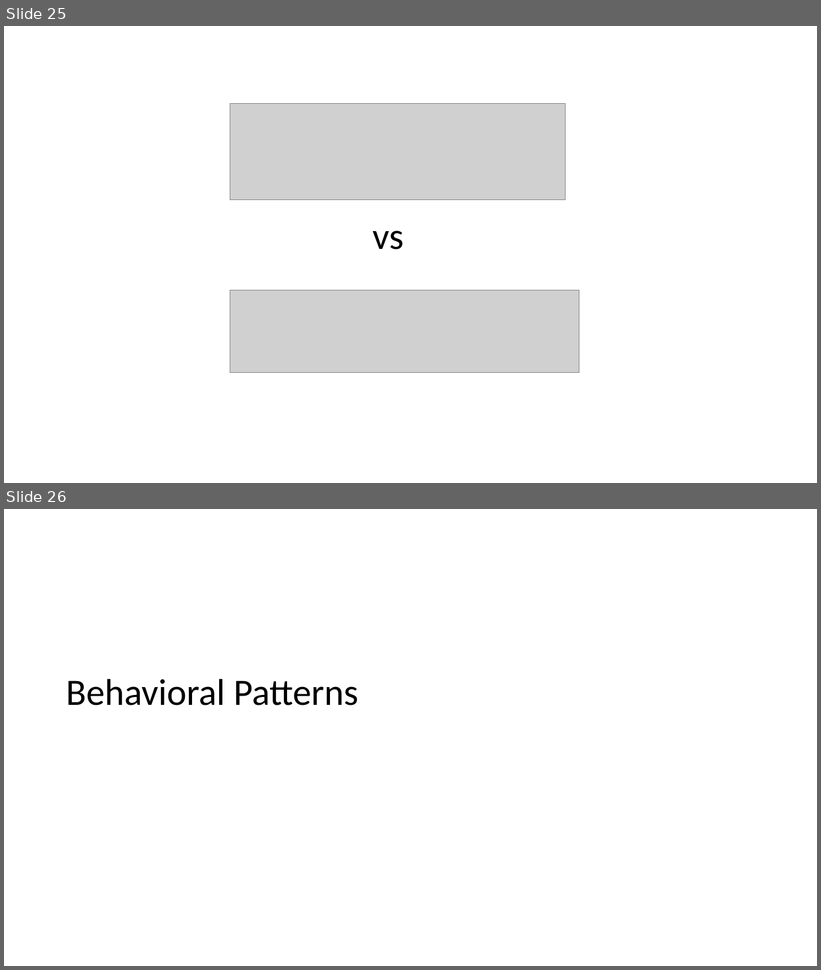
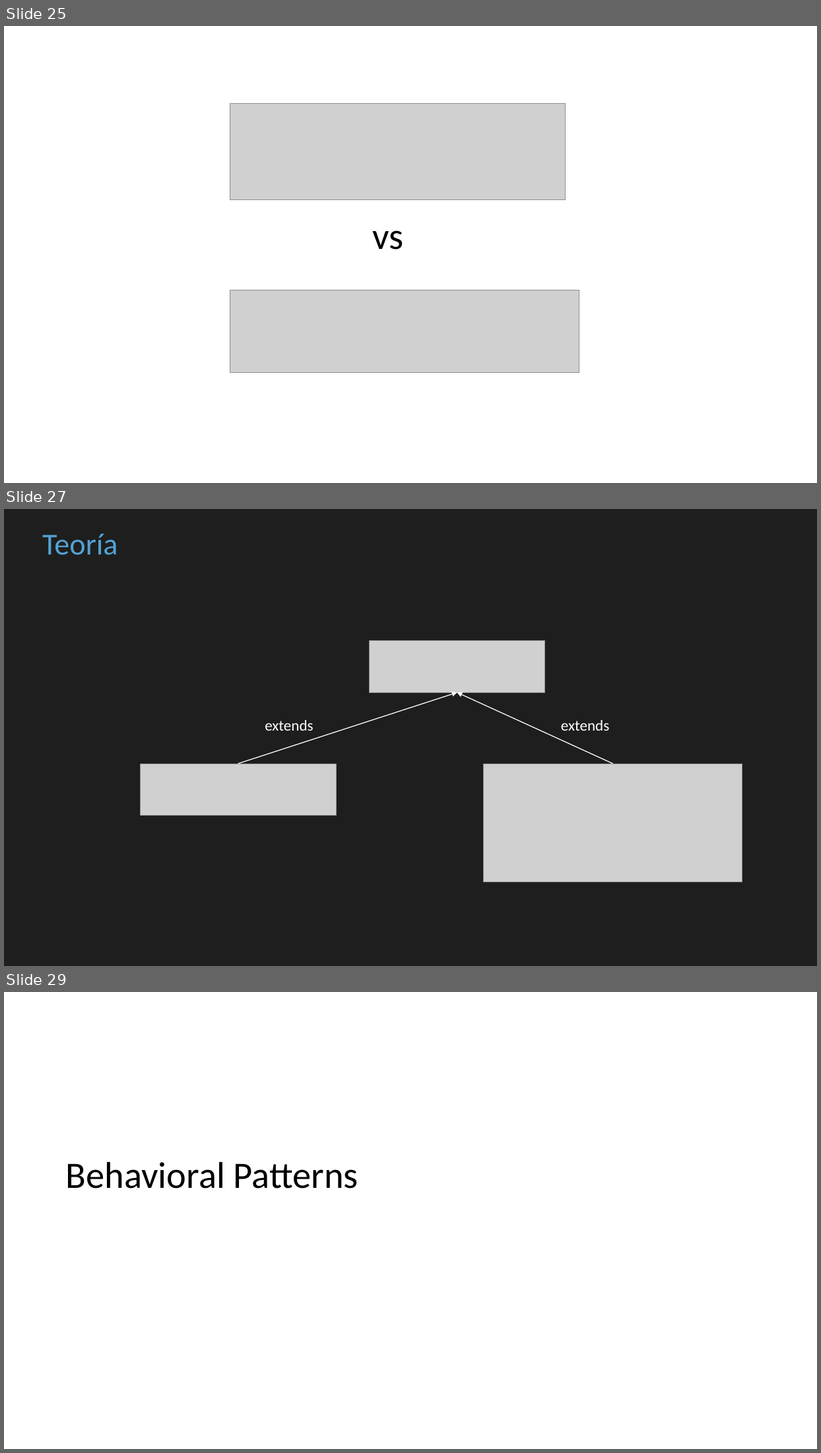
Before and after one commit to cbastos/jsdaycan2019-typescript-patterns, a slide deck: slides/Patrones de diseño con Typescript en el mundo real.pptx. Shown one above the other, each under a label of ours: slides 25 and 26 before the commit, slides 25, 27 and 29 after it; the slides between them are not shown. The pictures are 821x970 and 821x1453 pixels, drawn with LibreOffice and Linux fonts; fonts in the diff are those of the drawing; grey boxes stand for pictures. Boxes give left, top, right and bottom in pixels: in the first picture for what was removed or moved away, otherwise in the second. Text is boxed around its words. In the diff, an @@ line names an element or a change of style, - is before the commit and + after.

```diff
--- a/slides/Patrones de diseño con Typescript en el mundo real.pptx
+++ b/slides/Patrones de diseño con Typescript en el mundo real.pptx
@@ slide 27 added at (4,509,817,966), background #1E1E1E @@
@@ text added at (42,533,118,555), 36 pt, text #53A2D3 @@
+Teoría
@@ picture added at (370,641,545,692) @@
@@ arrow added from (238, 764) to (457, 692), #FFFFFF 1 pt @@
@@ arrow added from (613, 764) to (457, 692), #FFFFFF 1 pt @@
@@ text added at (265,720,313,731), 18 pt, text #FFFFFF @@
+extends
@@ text added at (561,720,609,731), 18 pt, text #FFFFFF @@
+extends
@@ picture added at (141,764,337,816) @@
@@ picture added at (483,764,743,883) @@
@@ what was slide 26 is now slide 29 @@
```
Also in this commit, not shown: 2 other slides added, 8 other files.
